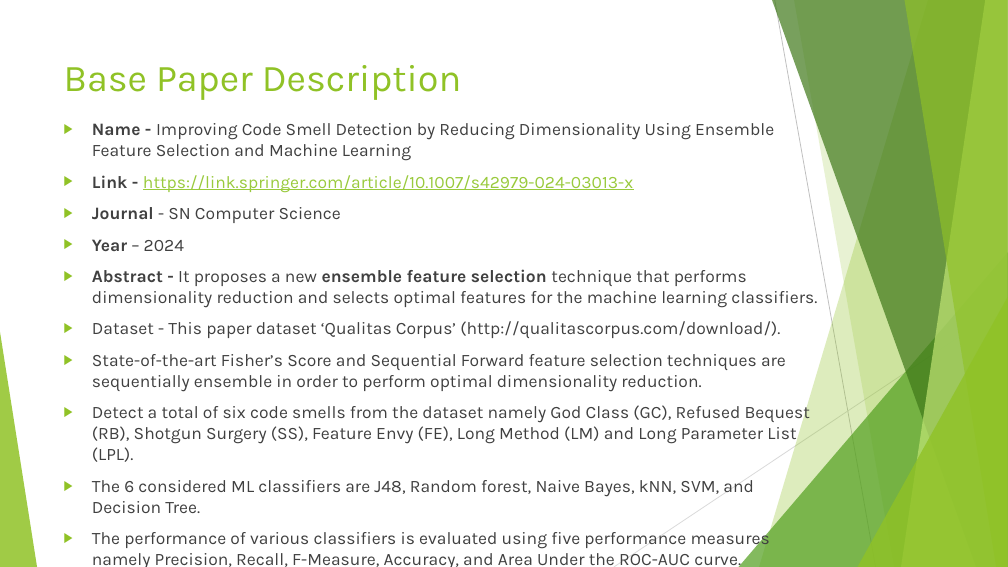
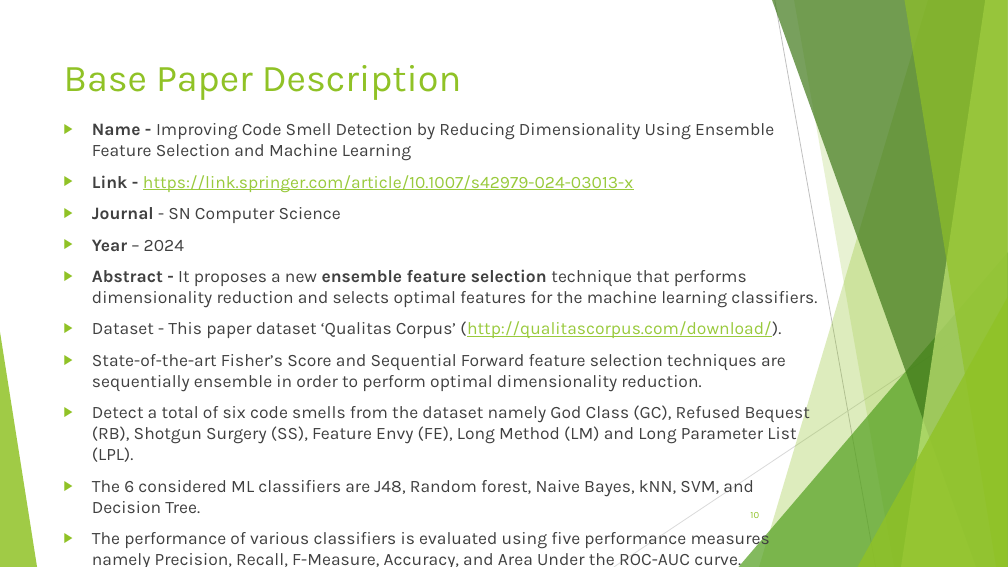
Before and after one commit to SilverDragonOfR/CodeSmell-3, a slide deck: slide 10 of CodeSmell.pptx (slide 9 before the commit). Drawn at 1008x567 pixels with LibreOffice and Linux fonts; fonts in the diff are those of the drawing. Boxes give left, top, right and bottom in pixels: in the first picture for what was removed or moved away, otherwise in the second. Text is boxed around its words. In the diff, an @@ line names an element or a change of style, - is before the commit and + after.

```diff
--- a/CodeSmell.pptx
+++ b/CodeSmell.pptx
@@ text at (x1=92, y1=321, x2=781, y2=338): text colour #404040 to #99CA3C, underline on in "(http://qualitascorpus.com/download/)." @@
@@ page number added at (x1=750, y1=512, x2=759, y2=518), 9 pt, text #90C226 @@
+10
```
Also in this commit, not shown: 19 other slides changed, 2 slides added, 1 slide removed.
